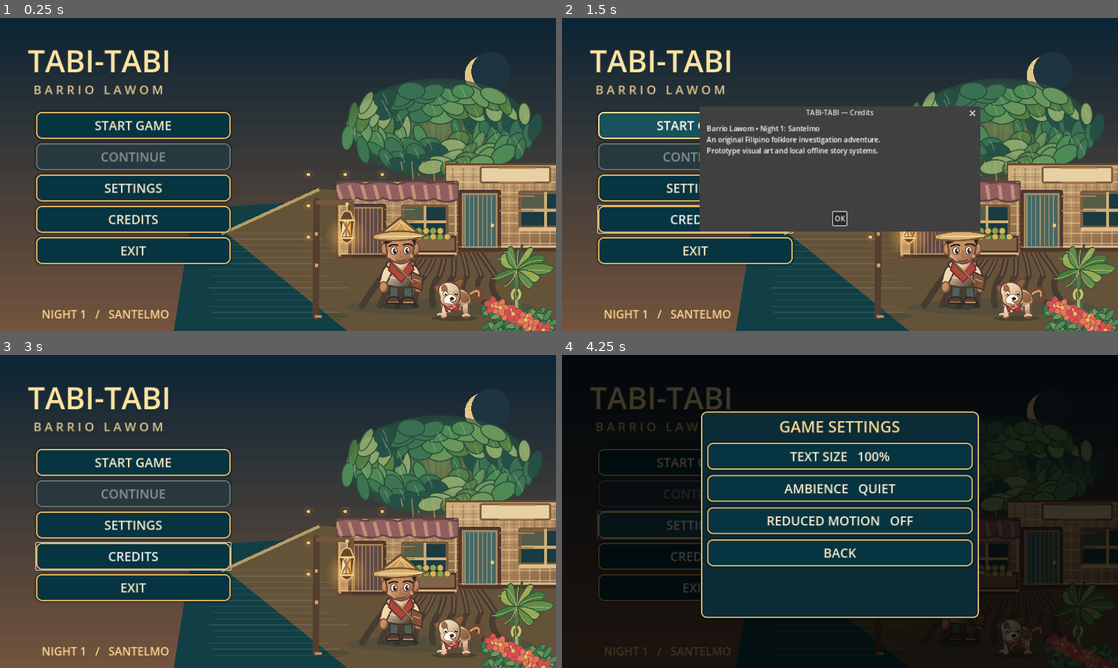
Above: before the commit, frames 1-4 (two rows, left to right).
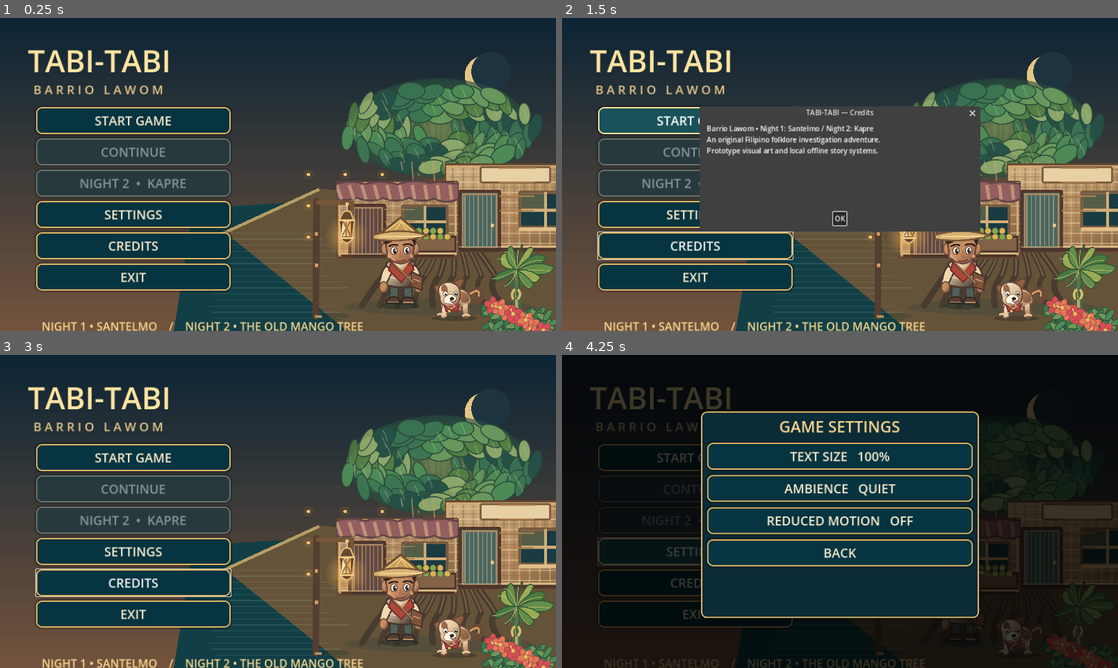
Above: after the commit, the same moments.

Repository: LokiJ07/Tabi-tabi
Game: Godot game, scene res://scenes/title.tscn
The game is run twice, just before and just after one commit, with the same random seed, the same clock (stepped at 60 frames per second) and the same inputs.
Inputs:
- Up to frame 1 (0.25 s): no input
- Up to frame 2 (1.5 s): click "CREDITS" at 0.5 s; click "START GAME" at 1.25 s
- Up to frame 3 (3 s): click "START GAME" at 2 s; click "OK" at 2.75 s
- Up to frame 4 (4.25 s): click "SETTINGS" at 3.5 s

The runs differ from the first frame. In frame 1, 12% of the frame differs, in the area x 6-66%, y 28-100%; in frame 2, 8.8%; in frame 3, 12%; in frame 4, 2.2%.
Error after the commit: Parse Error: Cannot infer the type of "closed_zone" variable because the value doesn't have a set type. (res://scripts/night02_main.gd:136)

Commit message:
feat(night2): unlock Kapre chapter from title after completed Santelmo save; preserve both saves and load independently

Diff:
--- a/scripts/ui/title_screen.gd
+++ b/scripts/ui/title_screen.gd
@@ -2,6 +2,9 @@
 ## Actual interactive offline title screen (not a concept image).
 ## The hand-authored background scales with the landscape viewport.
 const GameScene = preload("res://scenes/main.tscn")
+const Night02Scene = preload("res://scenes/night02.tscn")
+const Night01State = preload("res://scripts/narrative/night01_state.gd")
+const Night02Save = preload("res://scripts/core/night02_save.gd")
 const Save = preload("res://scripts/core/save_service.gd")
 const Preferences = preload("res://scripts/core/preferences.gd")
 const ART_MANGROVE: Texture2D = preload("res://assets/world/mangrove_illustrated.svg")
@@ -15,6 +18,7 @@
 
 var prefs = Preferences.new()
 var continue_button: Button
+var night2_button: Button
 var settings_panel: PanelContainer
 var settings_backdrop: ColorRect
 var font_button: Button
@@ -216,25 +220,47 @@
 	menu.name = "MainMenu"
 	menu.anchor_left = 0.065
 	menu.anchor_right = 0.415
-	menu.anchor_top = 0.30
-	menu.anchor_bottom = 0.87
+	menu.anchor_top = 0.285
+	menu.anchor_bottom = 0.945
 	menu.add_theme_constant_override("separation", 10)
 	add_child(menu)
 	_button("START GAME", menu, _start_game)
 	continue_button = _button("CONTINUE", menu, func(): _enter_game(false))
 	continue_button.disabled = not _has_save()
+	night2_button = _button("NIGHT 2  •  KAPRE", menu, _enter_night2)
+	night2_button.disabled = not _night2_unlocked()
+	if Night02Save.exists():
+		night2_button.text = "CONTINUE NIGHT 2  •  KAPRE"
 	_button("SETTINGS", menu, _open_settings)
 	_button("CREDITS", menu, _credits)
 	_button("EXIT", menu, func(): get_tree().quit())
 	var chapter := Label.new()
-	chapter.text = "NIGHT 1   /   SANTELMO"
+	chapter.text = "NIGHT 1 • SANTELMO    /    NIGHT 2 • THE OLD MANGO TREE"
 	chapter.anchor_left = 0.075
 	chapter.anchor_right = 0.55
-	chapter.anchor_top = 0.92
-	chapter.anchor_bottom = 0.99
+	chapter.anchor_top = 0.958
+	chapter.anchor_bottom = 0.996
 	chapter.add_theme_font_size_override("font_size", 26)
 	chapter.add_theme_color_override("font_color", Color("#f7d58c"))
 	add_child(chapter)
+
+func _night2_unlocked() -> bool:
+	# Any canonically completed Night 1 outcome can move forward. Night 2
+	# never overwrites the existing Santelmo save, even after SAFE RETREAT.
+	var previous := Night01State.new()
+	return not Save.read(previous).is_empty() and previous.outcome != ""
+
+
+func _enter_night2() -> void:
+	if not _night2_unlocked():
+		return
+	loading_cover.show()
+	var loading_label := loading_cover.get_node_or_null("LoadingStatus") as Label
+	if loading_label != null:
+		loading_label.text = "Opening Night 2: The Giant in the Mango Tree..."
+	await get_tree().process_frame
+	get_tree().change_scene_to_packed(Night02Scene)
+
 
 func _has_save() -> bool:
 	return FileAccess.file_exists(Save.PATH) or FileAccess.file_exists(Save.PATH + ".bak")
@@ -280,6 +306,7 @@
 	title.add_theme_color_override("font_color", Color("#f6d68d"))
 	loading_cover.add_child(title)
 	var progress := Label.new()
+	progress.name = "LoadingStatus"
 	progress.text = "Opening Night 1: Santelmo..."
 	progress.anchor_left = 0.20
 	progress.anchor_right = 0.80
@@ -350,7 +377,7 @@
 func _credits() -> void:
 	var dialog := AcceptDialog.new()
 	dialog.title = "TABI-TABI — Credits"
-	dialog.dialog_text = "Barrio Lawom • Night 1: Santelmo\nAn original Filipino folklore investigation adventure.\nPrototype visual art and local offline story systems."
+	dialog.dialog_text = "Barrio Lawom • Night 1: Santelmo / Night 2: Kapre\nAn original Filipino folklore investigation adventure.\nPrototype visual art and local offline story systems."
 	add_child(dialog)
 	dialog.popup_centered(Vector2i(630, 250))
 	dialog.confirmed.connect(dialog.queue_free)
